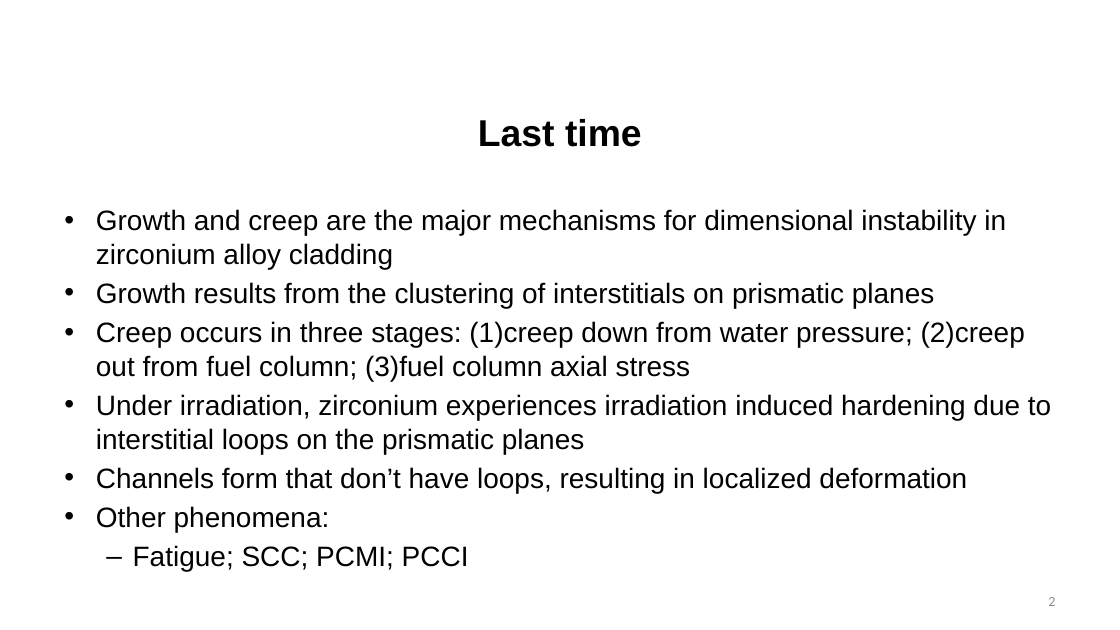
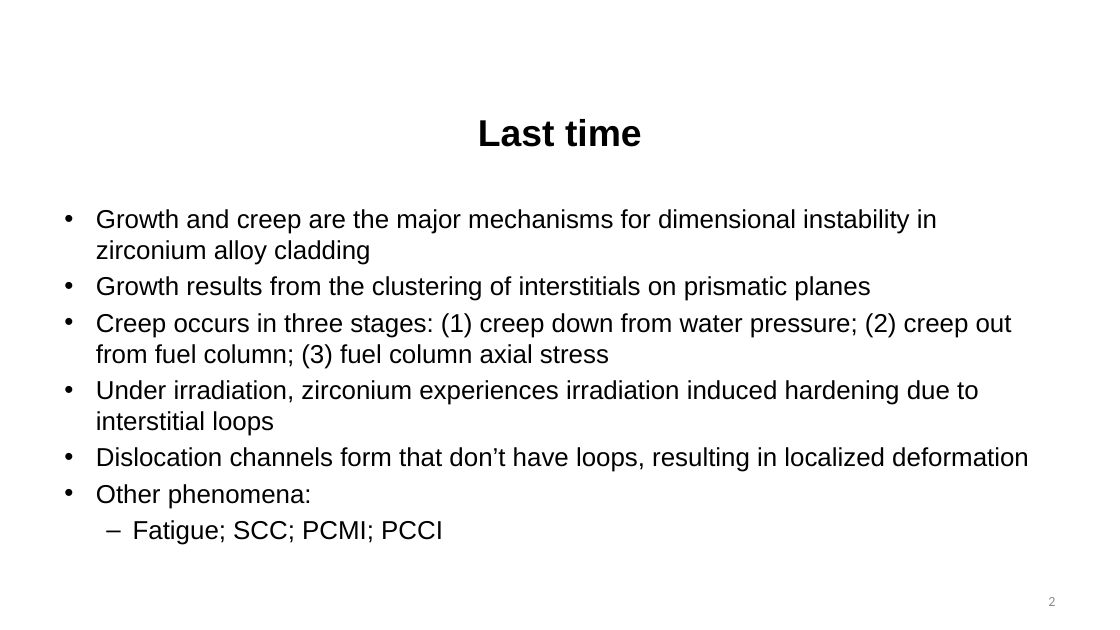
Before and after one commit to benbeeler/TEACHING, a slide deck: slide 2 of Nuclear_Fuel_Performance/NE591_Spring2020/section3/Lec17_oxide_hydride.pptx. Drawn at 1120x630 pixels with LibreOffice and Linux fonts; fonts in the diff are those of the drawing; background and template pictures are left out. Boxes give left, top, right and bottom in pixels: in the first picture for what was removed or moved away, otherwise in the second. Text is boxed around its words. In the diff, an @@ line names an element or a change of style, - is before the commit and + after.

```diff
--- a/Nuclear_Fuel_Performance/NE591_Spring2020/section3/Lec17_oxide_hydride.pptx
+++ b/Nuclear_Fuel_Performance/NE591_Spring2020/section3/Lec17_oxide_hydride.pptx
@@ text at box(96, 209, 937, 545): size 24 to 22.2 pt in "Growth and creep are the major mechanisms ...", "Growth results from the clustering of interstitials ...", "Other phenomena:", "Fatigue; SCC; PCMI; PCCI" @@
@@ text at box(96, 313, 1029, 472): text changed; size 24 to 22.2 pt @@
-• Creep occurs in three stages: (1)creep down from water pressure; (2)creep out from fuel column; (3)fuel column axial stress
-• Under irradiation, zirconium experiences irradiation induced hardening due to interstitial loops on the prismatic planes
-• Channels form that don’t have loops, resulting in localized deformation
+• Creep occurs in three stages: (1) creep down from water pressure; (2) creep out from fuel column; (3) fuel column axial stress
+• Under irradiation, zirconium experiences irradiation induced hardening due to interstitial loops
+• Dislocation channels form that don’t have loops, resulting in localized deformation
```
Also in this commit, not shown: 7 other slides changed, 7 other files.
